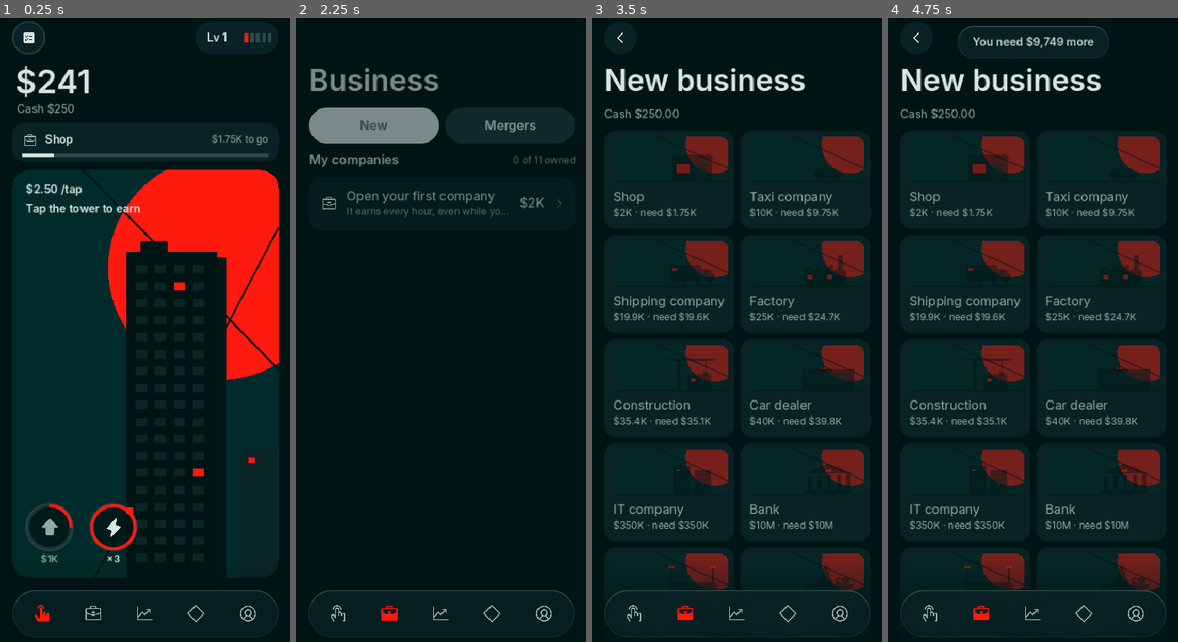
Above: before the commit, frames 1-4 (left to right).
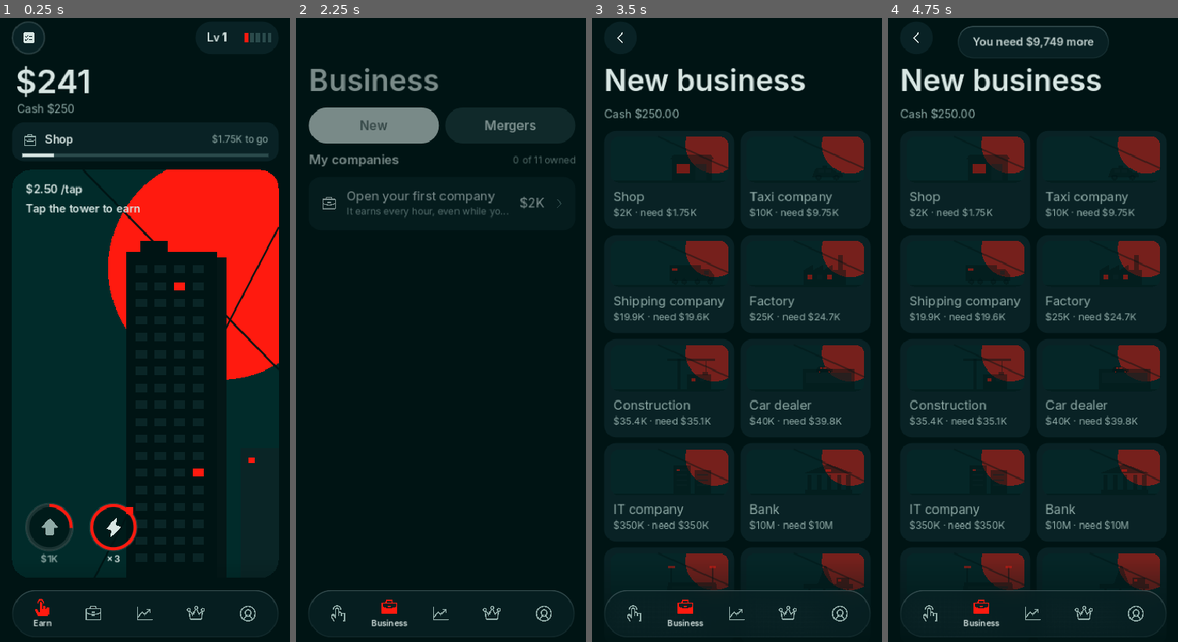
Above: after the commit, the same moments.

Repository: ytjustjosh17-cpu/MCG
Game: Godot game, scene res://scenes/main.tscn
Same seed, same stepped clock (60 frames per second), same inputs: the game is played once before the commit and once after it.
Inputs (mouse positions are in pixels of both pictures, inside the frame that each line leads up to):
- Up to frame 1 (0.25 s): no input
- Up to frame 2 (2.25 s): click (325, 36) at 0.5 s; click "Tap 400 times" at 1.25 s; click "Shop" at 2 s
- Up to frame 3 (3.5 s): click "New" at 2.75 s
- Up to frame 4 (4.75 s): click "Shop" at 3.5 s; click "Taxi company" at 4.25 s

The runs differ from the first frame. In frame 1, 0.2% of the frame differs, in the area x 11-71%, y 93-98%; in frame 2, 0.3%, in the area x 25-71%, y 93-98%; in frame 3, 0.3%; in frame 4, 0.3%.

Commit message:
Items, Rivals and nav tidy-up; tower ignores button taps
- Tower card: taps on Level up / Boost no longer count as tower taps (+ touch test)
- Combo shows as "12 combo" in Tanker, not the x3-like "x12"
- Nav: label under the active tab only, smaller dot never on the active tab, crown icon for Items
- Items: no summary card; set count in the section header; rows show next price
- Home card: shorter art, plain income line, ladder count, clearer Move button
- Collections: simpler header, Sell price on owned rows, short alerts and toasts,
  double tap after buying no longer opens the Sell alert (+ touch test)
- Rivals: big rank from the same sorted list as the rows, next rival to pass,
  passed rivals folded into one row

Co-Authored-By: Claude Opus 5.5 <noreply@anthropic.com>
Claude-Session: https://claude.ai/code/session_01G43aEuqkjUy83khniNYyKE

Diff:
--- /dev/null
+++ b/game/assets/icons/crown-fill.svg
@@ -0,0 +1 @@
+<svg xmlns="http://www.w3.org/2000/svg" viewBox="0 0 256 256" fill="#FFFFFF"><path d="M248,80a28,28,0,1,0-51.12,15.77l-26.79,33L146,73.4a28,28,0,1,0-36.06,0L85.91,128.74l-26.79-33a28,28,0,1,0-26.6,12L47,194.63A16,16,0,0,0,62.78,208H193.22A16,16,0,0,0,209,194.63l14.47-86.85A28,28,0,0,0,248,80ZM128,40a12,12,0,1,1-12,12A12,12,0,0,1,128,40ZM24,80A12,12,0,1,1,36,92,12,12,0,0,1,24,80ZM220,92a12,12,0,1,1,12-12A12,12,0,0,1,220,92Z"/></svg>
--- /dev/null
+++ b/game/assets/icons/crown.svg
@@ -0,0 +1 @@
+<svg xmlns="http://www.w3.org/2000/svg" viewBox="0 0 256 256" fill="#FFFFFF"><path d="M248,80a28,28,0,1,0-51.12,15.77l-26.79,33L146,73.4a28,28,0,1,0-36.06,0L85.91,128.74l-26.79-33a28,28,0,1,0-26.6,12L47,194.63A16,16,0,0,0,62.78,208H193.22A16,16,0,0,0,209,194.63l14.47-86.85A28,28,0,0,0,248,80ZM128,40a12,12,0,1,1-12,12A12,12,0,0,1,128,40ZM24,80A12,12,0,1,1,36,92,12,12,0,0,1,24,80ZM193.22,192H62.78L48.86,108.52,81.79,149A8,8,0,0,0,88,152a7.83,7.83,0,0,0,1.08-.07,8,8,0,0,0,6.26-4.74l29.3-67.4a27,27,0,0,0,6.72,0l29.3,67.4a8,8,0,0,0,6.26,4.74A7.83,7.83,0,0,0,168,152a8,8,0,0,0,6.21-3l32.93-40.52ZM220,92a12,12,0,1,1,12-12A12,12,0,0,1,220,92Z"/></svg>
--- a/game/scripts/icon.gd
+++ b/game/scripts/icon.gd
@@ -4,7 +4,7 @@
 ## `filled` switches to the solid version, used for the active tab.
 
 const MAP := {
-	"earn": "hand-tap", "business": "briefcase", "invest": "chart-line-up", "items": "diamond",
+	"earn": "hand-tap", "business": "briefcase", "invest": "chart-line-up", "items": "crown",
 	"profile": "user-circle", "bolt": "lightning", "level": "arrow-fat-up", "chevron": "caret-right",
 	"back": "caret-left", "check": "check-circle", "lock": "lock-simple", "list": "list-checks",
 	"trophy": "trophy", "dots": "dots-three", "plus": "plus", "gear": "gear", "bug": "bug",
--- a/game/scripts/items_page.gd
+++ b/game/scripts/items_page.gd
@@ -2,14 +2,16 @@
 extends Page
 ## Items tab: collections. Finishing one raises all income for good.
 
-var _summary: Label
-var _bonus: Label
+var _total: Label
+var _hint: Label
 var _rows := {}
 var _home_art: Control
 var _home_kind := ""
 var _home_name: Label
 var _home_sub: Label
+var _steps: Label
 var _move: Button
+var _next: Label
 var _ladder: Array = []
 
 
@@ -21,7 +23,7 @@
 	# Home: where you live, and the next step up.
 	var hc := card()
 	_home_art = Control.new()
-	_home_art.custom_minimum_size = Vector2(0, 120)
+	_home_art.custom_minimum_size = Vector2(0, 88)
 	_home_art.mouse_filter = Control.MOUSE_FILTER_IGNORE
 	_home_art.clip_contents = true
 	hc.add_child(_home_art)
@@ -33,7 +35,7 @@
 	# The ladder: one small step mark per home, lit up to where you are.
 	var lad := HBoxContainer.new()
 	lad.add_theme_constant_override("separation", 4)
-	lad.custom_minimum_size = Vector2(0, 14)
+	lad.custom_minimum_size = Vector2(0, 22)
 	hp.add_child(lad)
 	for i in range(1, Data.HOMES.size()):
 		var sq := ColorRect.new()
@@ -43,23 +45,25 @@
 		sq.mouse_filter = Control.MOUSE_FILTER_IGNORE
 		lad.add_child(sq)
 		_ladder.append(sq)
+	_steps = UI.label("", 13, UI.SUB)
+	_steps.custom_minimum_size = Vector2(40, 0)
+	_steps.horizontal_alignment = HORIZONTAL_ALIGNMENT_RIGHT
+	lad.add_child(_steps)
 	_move = button("", true, _on_move)
 	hp.add_child(_move)
-
-	var c := card()
-	var p := padded(c, 16, 2)
-	_summary = UI.label("", 22, UI.TEXT, true)
-	p.add_child(_summary)
-	_bonus = UI.label("", 13, UI.SUB)
-	_bonus.autowrap_mode = TextServer.AUTOWRAP_WORD_SMART
-	p.add_child(_bonus)
-	section("Collections")
+	_next = UI.label("", 13, UI.SUB)
+	_next.horizontal_alignment = HORIZONTAL_ALIGNMENT_CENTER
+	hp.add_child(_next)
+
+	_total = section("Collections")
+	_hint = UI.label("Own a full set for bonus income", 13, UI.SUB)
+	body.add_child(_hint)
 	var list := card()
 	for i in range(Data.COLLECTIONS.size()):
 		if i > 0:
 			separator(list)
 		var col: Dictionary = Data.COLLECTIONS[i]
-		var r := Row.new("items")
+		var r := Row.new("diamond")
 		var cid: String = col["id"]
 		r.pressed.connect(func():
 			Kit.tick()
@@ -69,7 +73,7 @@
 
 
 func refresh() -> void:
-	if _summary == null:
+	if _total == null:
 		return
 	var h: Array = Data.HOMES[Game.home]
 	if _home_kind != String(h[3]):
@@ -80,45 +84,65 @@
 		sc.set_anchors_and_offsets_preset(Control.PRESET_FULL_RECT)
 		_home_art.add_child(sc)
 	_home_name.text = h[0]
-	_home_sub.text = h[1] if Game.home == 0 else "%s · +%d%% income" % [h[1], int(round(Data.HOME_BONUS * Game.home * 100.0))]
+	var step := int(round(Data.HOME_BONUS * 100.0))
+	_home_sub.text = ("+%d%% income each move" % step) if Game.home == 0 else ("+%d%% income" % (step * Game.home))
 	for i in range(_ladder.size()):
-		_ladder[i].color = UI.RED if i < Game.home else UI.TRACK
+		_ladder[i].color = UI.TEXT if i < Game.home else UI.TRACK
+	_steps.text = "%d / %d" % [Game.home, _ladder.size()]
 	var nc := Game.next_home_cost()
 	_move.visible = nc > 0.0
 	if nc > 0.0:
 		var can := Game.cash >= nc
 		var wait := Game.eta(nc)
-		_move.text = ("Move to %s · %s" % [Data.HOMES[Game.home + 1][0], Game.money_short(nc)]) if can else ("%s · %s" % [Data.HOMES[Game.home + 1][0], wait if wait != "" else Game.money_short(nc - Game.cash) + " to go"])
+		if can:
+			_move.text = "Move up · " + Game.money_short(nc)
+		else:
+			_move.text = Game.money_short(nc) + ((" · " + wait) if wait != "" else "")
 		Page.set_enabled(_move, can)
+		_next.text = "Next: " + String(Data.HOMES[Game.home + 1][0])
+	else:
+		_next.text = "Top home"
 	var done := 0
+	var started := false
 	var bonus := 0.0
 	for col in Data.COLLECTIONS:
 		var cid: String = col["id"]
 		var n := Game.collection_count(cid)
 		var total: int = col["items"].size()
+		if n > 0:
+			started = true
+		var sub := "Done"
 		if n == total:
 			done += 1
 			bonus += float(col["bonus"])
+		else:
+			for i in range(total):
+				if not Game.item_owned(cid, i):
+					sub = "Next " + Game.money_short(col["items"][i][1])
+					break
 		var r: Row = _rows[cid]
-		r.set_texts(col["name"], "+%d%% income" % int(float(col["bonus"]) * 100), "%d / %d" % [n, total])
-		r.mark.visible = n == total
-	_summary.text = "%d / %d complete" % [done, Data.COLLECTIONS.size()]
-	_bonus.text = "+%d%% income" % int(bonus * 100)
+		r.set_texts(col["name"], sub, "%d / %d" % [n, total])
+	_total.text = "%d / %d" % [done, Data.COLLECTIONS.size()]
+	if bonus > 0.0:
+		_total.text += " · +%d%%" % int(round(bonus * 100.0))
+	_hint.visible = not started
 
 
 class CollectionPage extends Page:
 	var cid := ""
+	var _note: Label
 	var _rows: Array = []
+	var _bought_at := {}  # row index -> ms; a quick second tap must not offer to sell
 
 	func _init(c := "") -> void:
 		cid = c
 		super(Game.collection(c)["name"], true)
 
 	func build() -> void:
+		_note = UI.label("", 15, UI.SUB)
+		_note.autowrap_mode = TextServer.AUTOWRAP_WORD_SMART
+		body.add_child(_note)
 		var col := Game.collection(cid)
-		var note := UI.label("All %d: +%d%% income" % [col["items"].size(), int(float(col["bonus"]) * 100)], 15, UI.SUB)
-		note.autowrap_mode = TextServer.AUTOWRAP_WORD_SMART
-		body.add_child(note)
 		var list := card()
 		for i in range(col["items"].size()):
 			if i > 0:
@@ -129,36 +153,54 @@
 			list.add_child(r)
 			_rows.append(r)
 
+	func _bonus_text() -> String:
+		return "+%d%% income" % int(round(float(Game.collection(cid)["bonus"]) * 100.0))
+
 	func refresh() -> void:
 		var col := Game.collection(cid)
+		if Game.collection_done(cid):
+			_note.text = "Done · " + _bonus_text()
+		else:
+			_note.text = "Own all %d for %s" % [col["items"].size(), _bonus_text()]
+		var next := -1
 		for i in range(_rows.size()):
 			var it: Array = col["items"][i]
 			var r: Row = _rows[i]
+			var price := float(it[1])
 			if Game.item_owned(cid, i):
-				r.set_texts(it[0], "", "Owned")
+				r.set_texts(it[0], "", "Sell " + Game.money_short(price * Data.ITEM_RESALE))
+				r.title_l.add_theme_color_override("font_color", UI.TEXT)
 				r.value_l.add_theme_color_override("font_color", UI.SUB)
-				r.mark.visible = true
-			else:
-				r.set_texts(it[0], "", Game.money_short(it[1]))
-				r.value_l.add_theme_color_override("font_color", UI.TEXT if Game.cash >= float(it[1]) else UI.SUB)
-				r.mark.visible = false
+				continue
+			var can := Game.cash >= price
+			var sub := ""
+			if next < 0:
+				next = i
+				sub = Game.eta(price)
+			r.set_texts(it[0], sub, Game.money_short(price))
+			r.title_l.add_theme_color_override("font_color", UI.TEXT if can else UI.SUB)
+			r.value_l.add_theme_color_override("font_color", UI.TEXT if can else UI.SUB)
 
 	func _tap(i: int) -> void:
 		var it: Array = Game.collection(cid)["items"][i]
 		if Game.item_owned(cid, i):
-			Kit.alert("Sell %s?" % it[0], "You get %s back (80%%)." % Game.money(float(it[1]) * Data.ITEM_RESALE), [
-				{"text": "Keep it", "style": "primary"},
+			if Time.get_ticks_msec() - int(_bought_at.get(i, -100000)) < 600:
+				return  # double tap after buying: ignore, don't offer to sell
+			Kit.alert("Sell for %s (%d%%)?" % [Game.money_short(float(it[1]) * Data.ITEM_RESALE), int(round(Data.ITEM_RESALE * 100.0))], "", [
+				{"text": "Keep", "style": "primary"},
 				{"text": "Sell", "style": "secondary", "call": func():
 					Game.sell_item(cid, i)
 					Kit.toast("Sold")},
 			])
 		elif Game.buy_item(cid, i):
+			_bought_at[i] = Time.get_ticks_msec()
 			Kit.tick(20)
-			Kit.toast(String(it[0]) + " added", true)
 			if Game.collection_done(cid):
-				Kit.toast("Collection complete · income up for good", true)
-		else:
-			Kit.toast("You need " + Game.money_short(float(it[1]) - Game.cash) + " more")
+				Kit.toast("Set done · " + _bonus_text(), true)
+			else:
+				Kit.toast("Bought " + String(it[0]), true)
+		else:
+			Kit.toast("Need " + Game.money_short(float(it[1]) - Game.cash) + " more")
 
 
 func _on_move() -> void:
@@ -166,11 +208,11 @@
 	if nc <= 0.0:
 		return
 	var nh: Array = Data.HOMES[Game.home + 1]
-	Kit.sheet(nh[0], "%s · %s\nAll income +%d%% for good." % [nh[1], Game.money(nc), int(round(Data.HOME_BONUS * 100.0))], [
+	Kit.sheet(nh[0], "+%d%% income for good" % int(round(Data.HOME_BONUS * 100.0)), [
 		{"text": "Move for " + Game.money_short(nc), "style": "primary", "call": func():
 			if Game.move_home():
 				Kit.haptic("success")
 				Motion.pop(_home_name, 1.08)
-				Kit.toast("Welcome home · " + String(nh[0]), true)},
+				Kit.toast("Moved to " + String(nh[0]), true)},
 		{"text": "Not yet", "style": "plain"},
 	])
--- a/game/scripts/nav_bar.gd
+++ b/game/scripts/nav_bar.gd
@@ -11,6 +11,7 @@
 var _labels: Array = []
 var _active := 0
 var _badges: Array = []
+var _want: Array = []  # badge wanted per tab; never shown on the active tab
 
 
 func _ready() -> void:
@@ -41,19 +42,21 @@
 		var ic := Icon.new(TABS[i][0], UI.SUB, 26.0)
 		ic.size_flags_horizontal = Control.SIZE_SHRINK_CENTER
 		col.add_child(ic)
-		var l := UI.label("", 1, UI.SUB)
+		var l := UI.label(TABS[i][1], 11, UI.TEXT, true)
+		l.horizontal_alignment = HORIZONTAL_ALIGNMENT_CENTER
 		l.visible = false
 		col.add_child(l)
 		b.tooltip_text = TABS[i][1]
 		_buttons.append(b)
 		var dot := ColorRect.new()
 		dot.color = UI.RED
-		dot.size = Vector2(8, 8)
+		dot.size = Vector2(7, 7)
 		dot.visible = false
 		dot.mouse_filter = Control.MOUSE_FILTER_IGNORE
 		b.add_child(dot)
-		b.resized.connect(func(): dot.position = Vector2(b.size.x / 2.0 + 10.0, 10.0))
+		b.resized.connect(func(): dot.position = Vector2(b.size.x / 2.0 + 12.0, 8.0))
 		_badges.append(dot)
+		_want.append(false)
 		_icons.append(ic)
 		_labels.append(l)
 	set_active(0)
@@ -61,13 +64,16 @@
 
 func set_badge(i: int, on: bool) -> void:
 	if i < _badges.size():
-		_badges[i].visible = on
+		_want[i] = on
+		_badges[i].visible = on and i != _active
 
 
 func set_active(i: int) -> void:
 	_active = i
 	for k in range(_buttons.size()):
 		var on := k == i
+		_badges[k].visible = _want[k] and not on
+		(_labels[k] as Label).visible = on
 		var b: Button = _buttons[k]
 		var bg: StyleBox = UI.box(Color(UI.TEXT, 0.1), 26) if on else StyleBoxEmpty.new()
 		b.add_theme_stylebox_override("normal", bg)
--- a/game/scripts/rivals_page.gd
+++ b/game/scripts/rivals_page.gd
@@ -4,7 +4,11 @@
 
 var _list: VBoxContainer
 var _rank: Label
+var _of: Label
+var _next: Label
+var _me: Row
 var _key := ""
+var _open := false
 
 
 func _init() -> void:
@@ -12,50 +16,98 @@
 
 
 func build() -> void:
-	_rank = UI.label("", 15, UI.SUB)
-	body.add_child(_rank)
+	var h := HBoxContainer.new()
+	h.add_theme_constant_override("separation", 8)
+	body.add_child(h)
+	_rank = UI.display("", 44, UI.TEXT)
+	h.add_child(_rank)
+	_of = UI.label("", 15, UI.SUB)
+	_of.size_flags_vertical = Control.SIZE_SHRINK_END
+	h.add_child(_of)
+	_next = UI.label("", 15, UI.SUB)
+	_next.text_overrun_behavior = TextServer.OVERRUN_TRIM_ELLIPSIS
+	body.add_child(_next)
 	_list = card()
+
+
+func _sorted(nw: float) -> Array:
+	## Richest first, you included. The rank and the rows both come from this.
+	var rows: Array = []
+	for r in Data.RIVALS:
+		rows.append({"name": r[0], "sub": r[1], "worth": float(r[2]), "me": false})
+	rows.append({"name": "You", "sub": "", "worth": nw, "me": true})
+	rows.sort_custom(func(a, b):
+		if float(a["worth"]) == float(b["worth"]):
+			return bool(a["me"])  # a tie counts as passed
+		return float(a["worth"]) > float(b["worth"]))
+	return rows
 
 
 func refresh() -> void:
 	if _list == null:
 		return
 	var nw := Game.net_worth()
-	var beaten := Game.rivals_beaten()
-	var rank := Data.RIVALS.size() - beaten + 1
-	_rank.text = "You're number %d of %d" % [rank, Data.RIVALS.size() + 1]
+	var rows := _sorted(nw)
+	var me := 0
+	for i in range(rows.size()):
+		if rows[i]["me"]:
+			me = i
+	_rank.text = "#%d" % (me + 1)
+	_of.text = "of %d" % rows.size()
+	if me > 0:
+		var nx: Dictionary = rows[me - 1]
+		_next.text = "Next: %s · %s to pass" % [nx["name"], Game.money_short(float(nx["worth"]) - nw)]
+	else:
+		_next.text = "Richest of all"
 	# Rebuild only when your place changes; just update your money otherwise.
-	var key := str(beaten)
-	if key == _key:
-		var me := _list.find_child("Me", true, false) as Row
-		if me:
-			me.value_l.text = Game.money_short(nw)
+	var key := "%d:%s" % [me, _open]
+	if key == _key and is_instance_valid(_me):
+		_me.value_l.text = Game.money_short(nw)
 		return
 	_key = key
+	_me = null
 	for ch in _list.get_children():
 		ch.queue_free()
-	# Richest first.
-	var rows: Array = []
-	for r in Data.RIVALS:
-		rows.append({"name": r[0], "sub": r[1], "worth": float(r[2]), "me": false})
-	rows.append({"name": "You", "sub": "Sol", "worth": nw, "me": true})
-	rows.sort_custom(func(a, b): return float(a["worth"]) > float(b["worth"]))
+	var passed := rows.size() - me - 1
+	var first := true
 	for i in range(rows.size()):
-		if i > 0:
+		if i > me and not _open:
+			break
+		if not first:
 			separator(_list, 56)
-		var it: Dictionary = rows[i]
-		var r := Row.new("", "", false)
-		r.custom_minimum_size = Vector2(0, 56)
-		r.mouse_filter = Control.MOUSE_FILTER_IGNORE
-		var num := UI.display(str(i + 1), 22, UI.RED if it["me"] else UI.DIM)
-		num.custom_minimum_size = Vector2(28, 0)
-		num.horizontal_alignment = HORIZONTAL_ALIGNMENT_CENTER
-		r.set_lead(num)
-		r.set_texts(it["name"], it["sub"], Game.money_short(it["worth"]))
-		if it["me"]:
-			r.name = "Me"
-			r.title_l.add_theme_font_override("font", UI.SEMI)
-			r.add_theme_stylebox_override("normal", UI.box(UI.RAISED, 0))
-		elif float(it["worth"]) <= nw:
-			r.modulate.a = 0.55  # already beaten
-		_list.add_child(r)
+		first = false
+		_add_row(rows[i], i, i > me)
+		if i == me and passed > 0:
+			separator(_list, 56)
+			_add_toggle(passed)
+
+
+func _add_row(it: Dictionary, i: int, passed: bool) -> void:
+	var r := Row.new("", "", false)
+	r.custom_minimum_size = Vector2(0, 56)
+	r.mouse_filter = Control.MOUSE_FILTER_IGNORE
+	var num := UI.display(str(i + 1), 22, UI.RED if it["me"] else UI.DIM)
+	num.custom_minimum_size = Vector2(28, 0)
+	num.horizontal_alignment = HORIZONTAL_ALIGNMENT_CENTER
+	r.set_lead(num)
+	r.set_texts(it["name"], it["sub"], Game.money_short(it["worth"]))
+	if it["me"]:
+		_me = r
+		r.title_l.add_theme_font_override("font", UI.SEMI)
+		r.add_theme_stylebox_override("normal", UI.box(UI.RAISED, 0))
+	elif passed:
+		r.modulate.a = 0.55  # already passed
+	_list.add_child(r)
+
+
+func _add_toggle(n: int) -> void:
+	var t := Row.new("", "", false)
+	t.custom_minimum_size = Vector2(0, 48)
+	t.set_texts("Passed (%d)" % n, "", "▴" if _open else "▾")
+	t.title_l.add_theme_color_override("font_color", UI.SUB)
+	t.value_l.add_theme_color_override("font_color", UI.SUB)
+	t.pressed.connect(func():
+		Kit.tick()
+		_open = not _open
+		refresh())
+	_list.add_child(t)
--- a/game/scripts/tower_card.gd
+++ b/game/scripts/tower_card.gd
@@ -146,8 +146,19 @@
 
 func _gui_input(event: InputEvent) -> void:
 	if event is InputEventMouseButton and event.pressed and event.button_index == MOUSE_BUTTON_LEFT:
+		if _on_button(event.position):
+			return  # Level up, Boost and the like: only the tower itself taps
 		_do_tap(event.position)
 		accept_event()
+
+
+func _on_button(pos: Vector2) -> bool:
+	## True when the press lands on one of the card's own buttons.
+	var gp := get_global_transform() * pos
+	for ch in get_children():
+		if ch is BaseButton and ch.is_visible_in_tree() and (ch as Control).get_global_rect().has_point(gp):
+			return true
+	return false
 
 
 func _do_tap(pos: Vector2) -> void:
@@ -177,7 +188,7 @@
 	_combo = _combo + 1 if t - _combo_ms < COMBO_GAP_MS else 1
 	_combo_ms = t
 	if _combo_l == null:
-		_combo_l = UI.display("", 26, UI.TEXT)
+		_combo_l = UI.display("", 30, UI.TEXT)
 		_combo_l.horizontal_alignment = HORIZONTAL_ALIGNMENT_RIGHT
 		add_child(_combo_l)
 		var timer := Timer.new()
@@ -185,19 +196,17 @@
 		timer.autostart = true
 		timer.timeout.connect(_combo_fade)
 		add_child(timer)
-	_combo_l.size = Vector2(160, 34)
-	_combo_l.position = Vector2(size.x - 176, 12)
+	_combo_l.size = Vector2(220, 40)
+	_combo_l.position = Vector2(size.x - 236, 10)
 	_combo_l.visible = _combo >= 10
 	_combo_l.modulate.a = 1.0
-	_combo_l.text = "×%d" % _combo
+	_combo_l.text = "%d combo" % _combo
 	if _combo in COMBO_MARKS:
-		_combo_l.add_theme_color_override("font_color", UI.RED)
+		# Stays TEXT: red would vanish against the sun behind it.
 		Kit.haptic("medium")
 		Motion.pop(_combo_l, 1.25)
 		if not Motion.reduced():
 			add_child(Confetti.new(pos, 40))
-	elif _combo % 50 == 1:
-		_combo_l.add_theme_color_override("font_color", UI.TEXT)
 
 
 func _combo_fade() -> void:
--- a/game/tests/scroll_test.gd
+++ b/game/tests/scroll_test.gd
@@ -153,10 +153,49 @@
 	if sheet_btn:
 		await _wobble_tap(sheet_btn.get_global_rect().get_center())
 	_ok(g.home == 1, "wobbly tap on the sheet button moves home")
+	# Collection: a quick double tap on an item buys it once and does not offer to sell.
+	g.cash = 1.0e6
+	await create_timer(0.6).timeout
+	var cp = load("res://scripts/items_page.gd").CollectionPage.new("watches")
+	main.push(cp)
+	await create_timer(0.8).timeout
+	var ip: Vector2 = cp._rows[0].get_global_rect().get_center()
+	for k in 2:
+		_ev_button(ip, true)
+		await process_frame
+		_ev_button(ip, false)
+		await create_timer(0.1).timeout
+	await create_timer(0.3).timeout
+	var sell_btn := false
+	for n in kit.find_children("*", "Button", true, false):
+		if n.is_visible_in_tree() and String(n.text) == "Sell":
+			sell_btn = true
+	_ok(g.item_owned("watches", 0), "tapping an item buys it")
+	_ok(not sell_btn, "a quick second tap does not offer to sell")
+	main.pop()
+	await create_timer(0.6).timeout
 	# Earn: the goal card opens a tab.
 	main.show_page(0)
 	await create_timer(0.8).timeout
 	var earn = main._pages[0]
+	# Tapping the round Level-up button must not also tap the tower.
+	g.cash = 0.0
+	var lv_pressed := [0]
+	earn._level_btn.pressed.connect(func(): lv_pressed[0] += 1)
+	var taps0: int = g.taps
+	var lp: Vector2 = earn._level_btn.get_global_rect().get_center()
+	_ev_button(lp, true)
+	await process_frame
+	_ev_button(lp, false)
+	await create_timer(0.3).timeout
+	_ok(lv_pressed[0] == 1, "tapping Level up presses it")
+	_ok(g.taps == taps0, "tapping Level up is not a tower tap")
+	var tp: Vector2 = earn._card.get_global_rect().position + Vector2(earn._card.size.x * 0.6, earn._card.size.y * 0.4)
+	_ev_button(tp, true)
+	await process_frame
+	_ev_button(tp, false)
+	await create_timer(0.3).timeout
+	_ok(g.taps == taps0 + 1, "tapping the tower still earns")
 	await _wobble_tap(earn._goal.get_global_rect().get_center())
 	_ok(main._current != 0, "tapping the goal card opens its tab")
 	# Hold +1 on a company to keep buying outlets.
--- a/game/tests/smoke_test.gd
+++ b/game/tests/smoke_test.gd
@@ -443,7 +443,12 @@
 	await create_timer(0.4).timeout
 	var prof = main._pages[4]
 	_check(prof._upd_card.visible and prof._upd_btn.text == "Update", "update card shows on Profile")
-	_check(main._nav._badges[4].visible, "Profile tab shows a red dot")
+	_check(main._nav._want[4] and not main._nav._badges[4].visible, "no red dot on the tab you're on")
+	main.show_page(0)
+	await create_timer(0.2).timeout
+	_check(main._nav._badges[4].visible, "Profile tab shows a red dot from another tab")
+	main.show_page(4)
+	await create_timer(0.2).timeout
 	up.progress = 0.42
 	up._set_state(up.State.DOWNLOADING)
 	_check(prof._upd_btn.text == "Downloading 42%", "download progress shows")
Not shown, added: game/assets/icons/crown-fill.svg.import
Not shown, added: game/assets/icons/crown.svg.import
